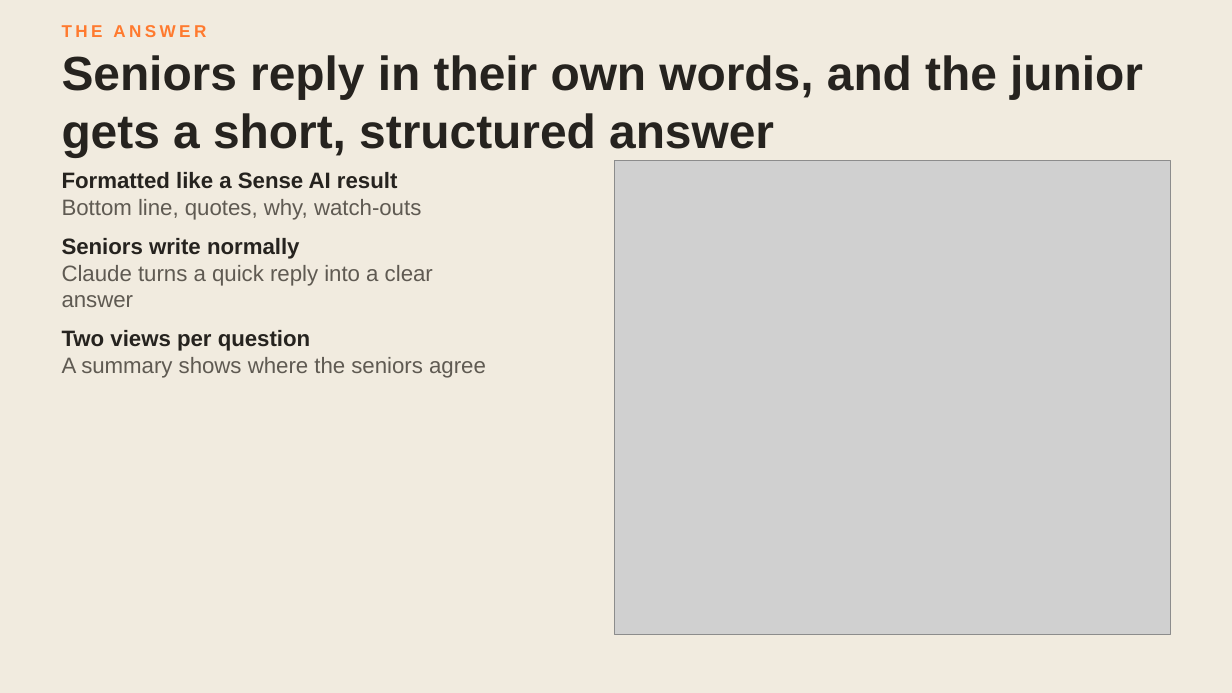
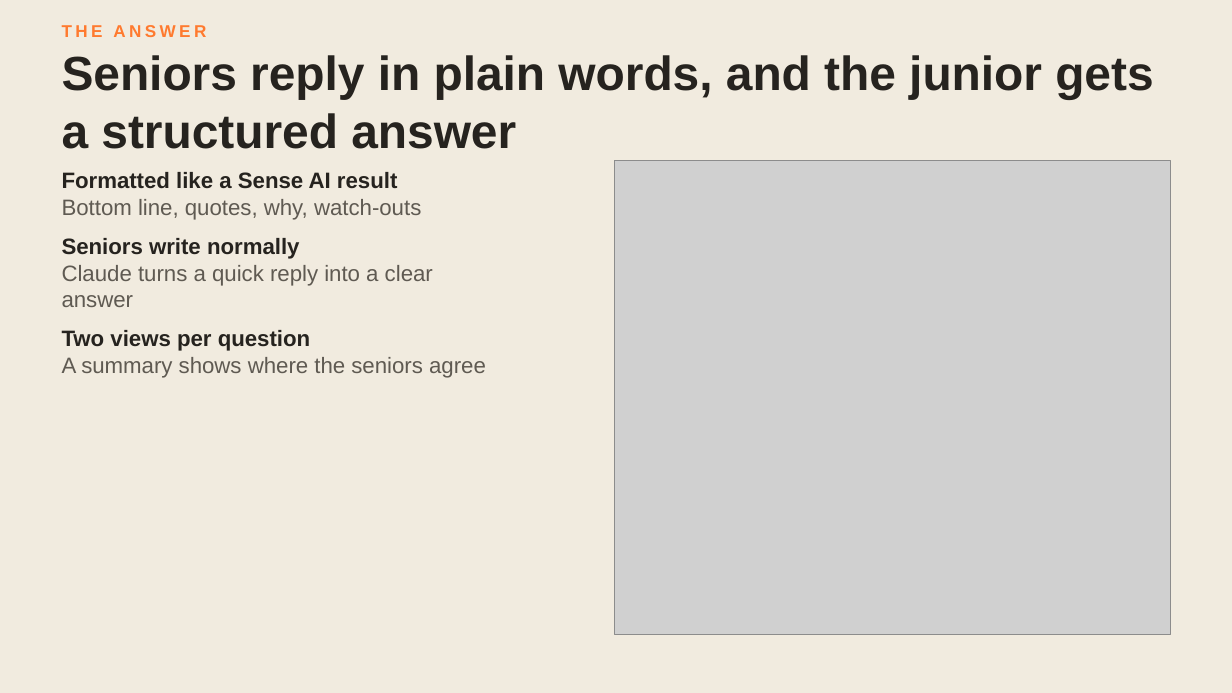
Before and after one commit to philiprmocanu-cell/SanFran44, a slide deck: slide 7 of docs/Deal-Desk.pptx. Drawn at 1232x693 pixels with LibreOffice and Linux fonts; fonts in the diff are those of the drawing; grey boxes stand for pictures. Boxes give left, top, right and bottom in pixels: in the first picture for what was removed or moved away, otherwise in the second. Text is boxed around its words. In the diff, an @@ line names an element or a change of style, - is before the commit and + after.

```diff
--- a/docs/Deal-Desk.pptx
+++ b/docs/Deal-Desk.pptx
@@ text at (62,55,1153,149): text changed @@
-Seniors reply in their own words, and the junior gets a short, structured answer
+Seniors reply in plain words, and the junior gets a structured answer
```
Also in this commit, not shown: 4 other slides changed.
